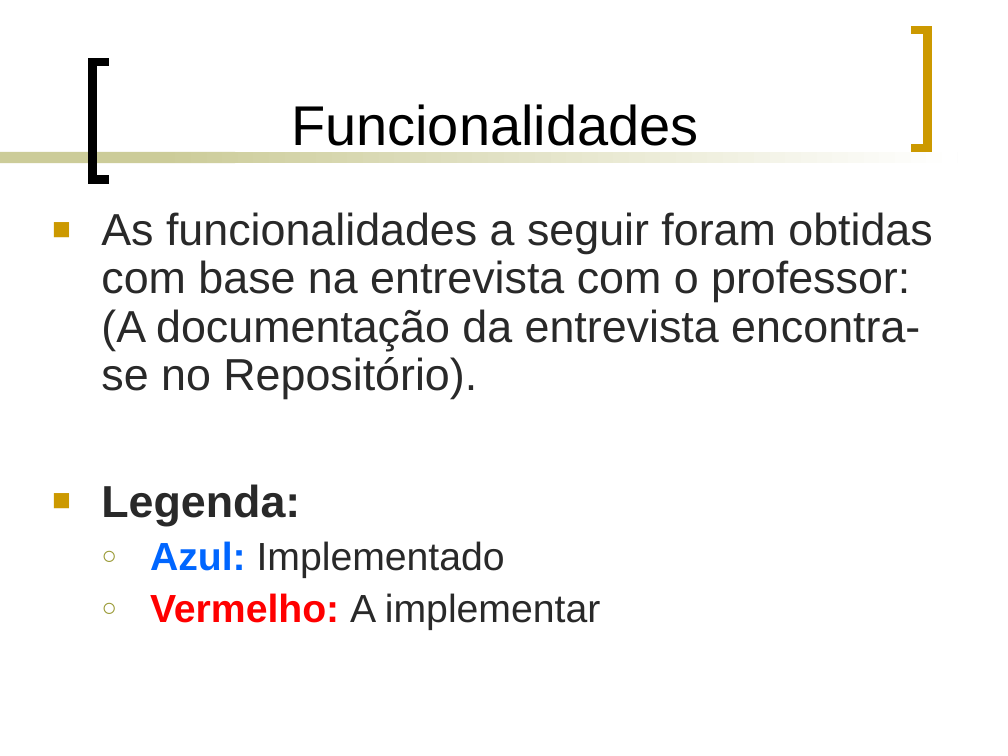
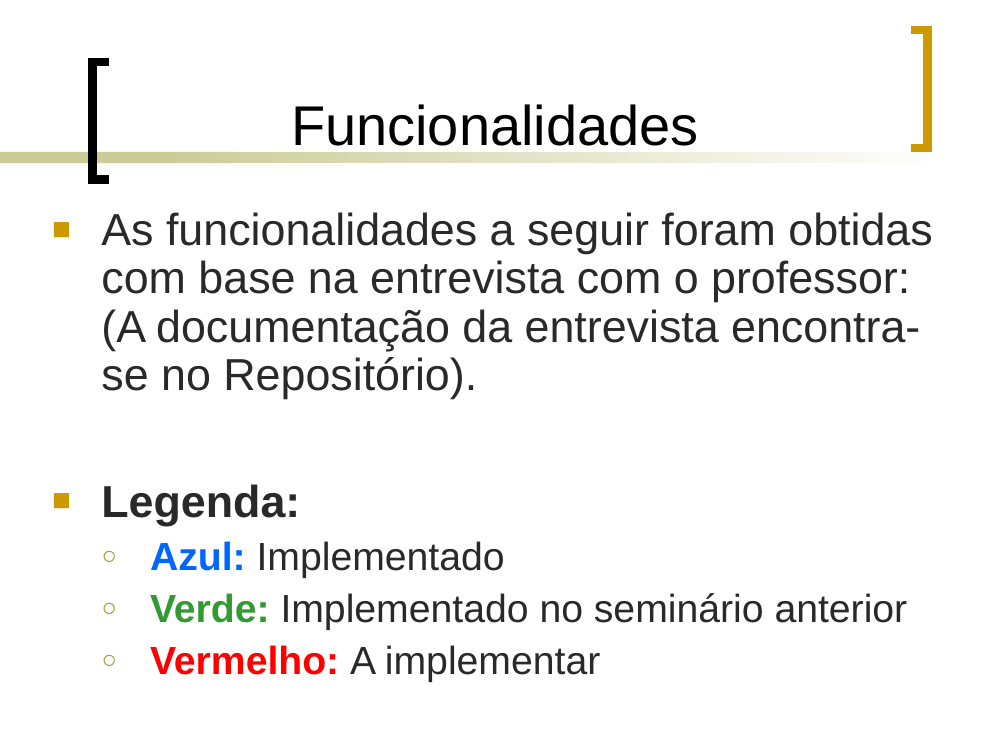
Before and after one commit to ms-uerj/conversoruml, a slide deck: slide 9 of apresentação/Equipe Parseros.ppt (slide 5 before the commit). Drawn at 1008x756 pixels with LibreOffice and Linux fonts; fonts in the diff are those of the drawing. Boxes give left, top, right and bottom in pixels: in the first picture for what was removed or moved away, otherwise in the second. Text is boxed around its words. In the diff, an @@ line names an element or a change of style, - is before the commit and + after.

Commit message:
Apresentação atualizada para o 2º seminário.

```diff
--- a/apresentação/Equipe Parseros.ppt
+++ b/apresentação/Equipe Parseros.ppt
@@ text at <box>150,593,908,630</box>: paragraph added @@
+  ○ Verde: Implementado no seminário anterior
```
Also in this commit, not shown: 5 other slides changed, 6 slides added, 3 slides removed.
